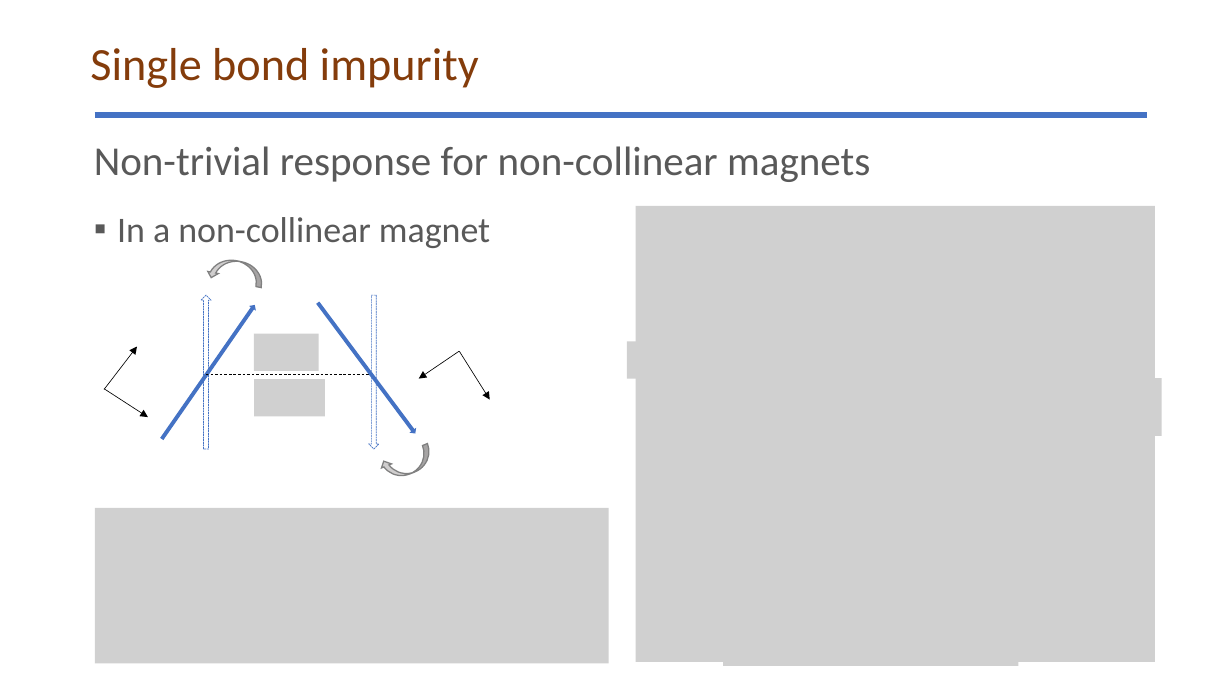
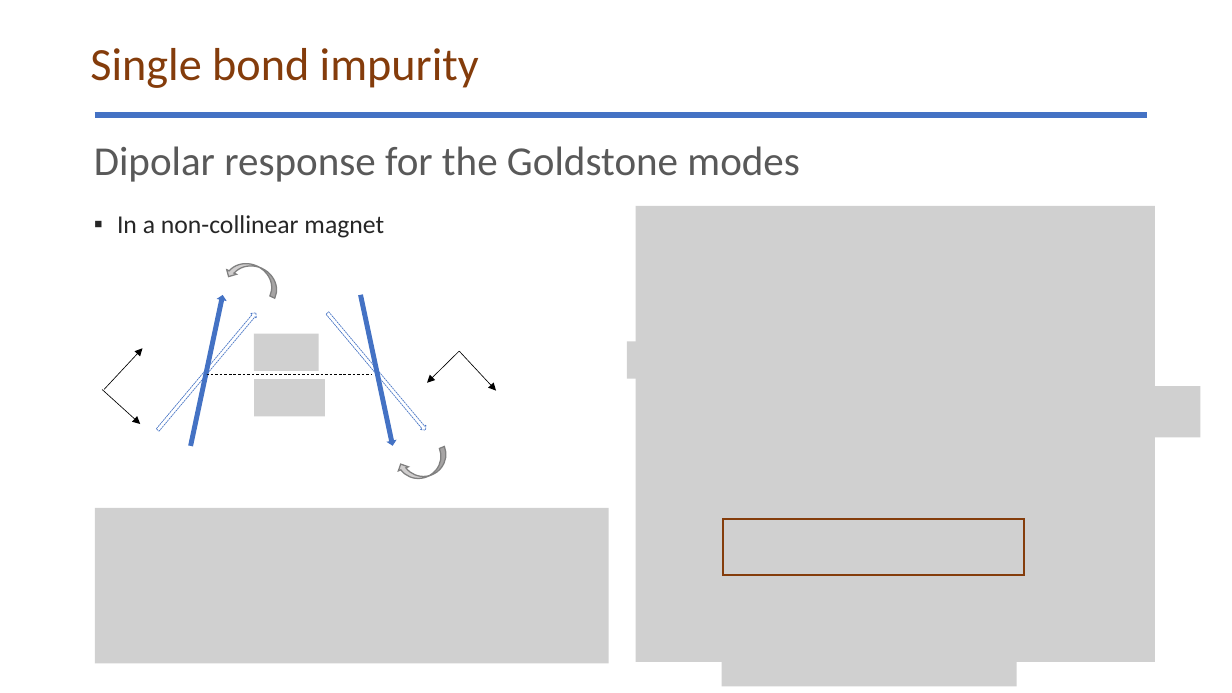
Before and after one commit to glacieant/disordered_triangular_swt, a slide deck: slide 13 of talk/disordered_non-collinear_magnet.pptx (slide 12 before the commit). Drawn at 1232x693 pixels with LibreOffice and Linux fonts; fonts in the diff are those of the drawing; grey boxes stand for pictures; background and template pictures are left out. Boxes give left, top, right and bottom in pixels: in the first picture for what was removed or moved away, otherwise in the second. Text is boxed around its words. In the diff, an @@ line names an element or a change of style, - is before the commit and + after.

```diff
--- a/talk/disordered_non-collinear_magnet.pptx
+++ b/talk/disordered_non-collinear_magnet.pptx
@@ text at <box>94,146,800,182</box>: text changed @@
-Non-trivial response for non-collinear magnets
+Dipolar response for the Goldstone modes
@@ text "In a non-collinear magnet" at <box>117,215,384,238</box>: size 28 to 20 pt, text colour #595959 to #262626 @@
@@ curved down arrow at <box>224,255,284,298</box>: rotation 11 to 25 degrees @@
@@ up arrow at <box>188,295,226,446</box>: rotation 34 to 12 degrees @@
@@ up arrow at <box>357,295,396,446</box>: mirrored; rotation 143 to 348 degrees @@
@@ up arrow at <box>155,310,259,432</box>: rotation 0 to 40 degrees @@
@@ up arrow at <box>325,310,429,432</box>: mirrored; rotation 180 to 320 degrees @@
@@ arrow moved from (104, 390) - (137, 347) to (104, 390) - (142, 348) @@
@@ arrow moved from (459, 351) - (419, 379) to (459, 351) - (427, 383) @@
@@ arrow moved from (459, 351) - (490, 399) to (459, 351) - (496, 391) @@
@@ picture: place and size @@
-picture at <box>685,378,1162,436</box>
+picture at <box>659,386,1201,438</box>
@@ arrow moved from (104, 389) - (148, 417) to (103, 390) - (140, 424) @@
@@ curved down arrow: place and size @@
-curved down arrow at <box>379,444,436,483</box>
+curved down arrow at <box>396,447,453,486</box>
@@ picture: place and size @@
-picture at <box>723,506,1018,575</box>
+picture at <box>723,511,1018,579</box>
@@ rectangle added at <box>723,519,1024,575</box>, outline #843C0B 1.5 pt @@
@@ picture: place and size @@
-picture at <box>724,604,1019,666</box>
+picture at <box>722,625,1017,687</box>
```
Also in this commit, not shown: 16 other slides changed, 15 slides added, 5 slides removed, 19 other files.
